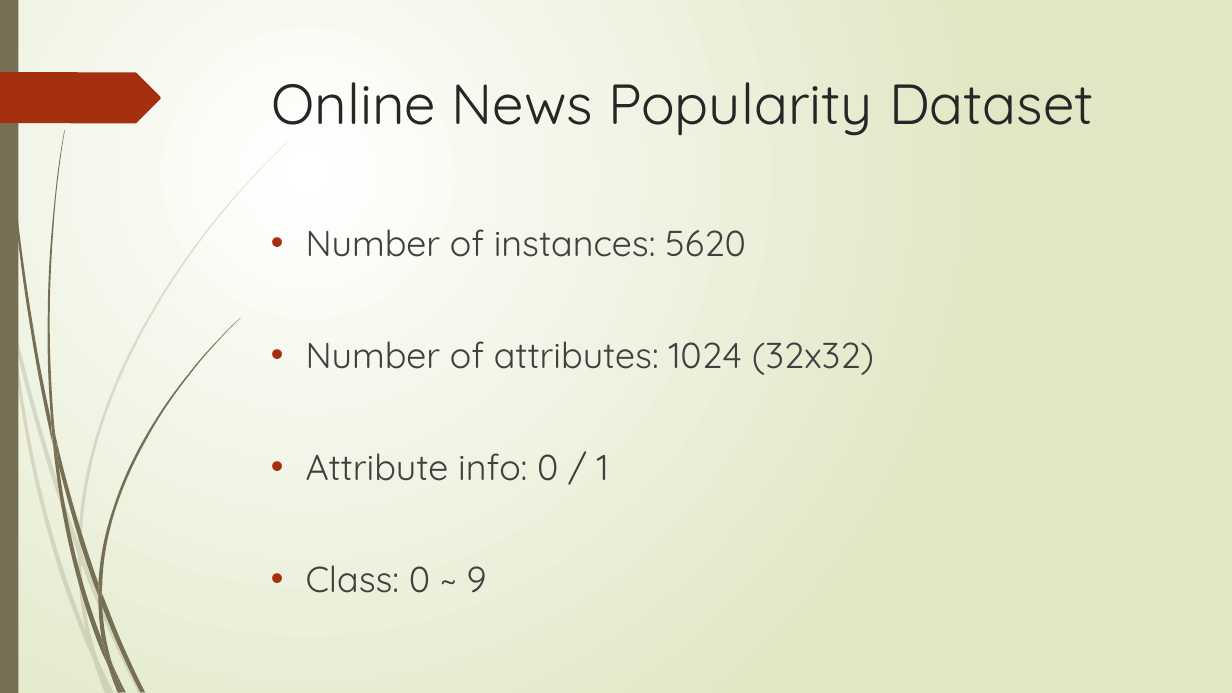
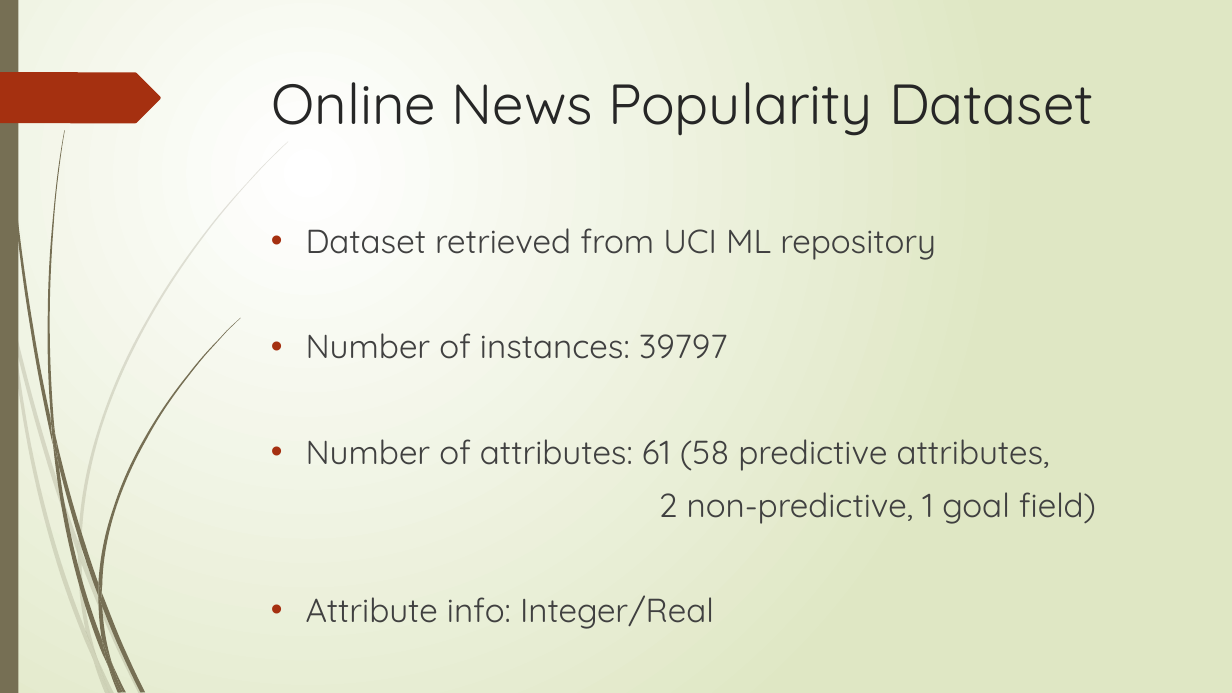
Before and after one commit to XiaokuanOSU/ML-Project, a slide deck: slide 3 of PPTGroup10.pptx. Drawn at 1232x693 pixels with LibreOffice and Linux fonts; fonts in the diff are those of the drawing. Boxes give left, top, right and bottom in pixels: in the first picture for what was removed or moved away, otherwise in the second. Text is boxed around its words. In the diff, an @@ line names an element or a change of style, - is before the commit and + after.

```diff
--- a/PPTGroup10.pptx
+++ b/PPTGroup10.pptx
@@ text at bbox=[306, 228, 1096, 629]: text changed; size 28 to 25.9 pt @@
-• Number of instances: 5620
-• Number of attributes: 1024 (32x32)
-• Attribute info: 0 / 1
-• Class: 0 ~ 9
+• Dataset retrieved from UCI ML repository
+• Number of instances: 39797
+• Number of attributes: 61 (58 predictive attributes,
+2 non-predictive, 1 goal field)
+• Attribute info: Integer/Real
```
Also in this commit, not shown: 5 other slides changed, 4 slides added, 2 slides removed.
